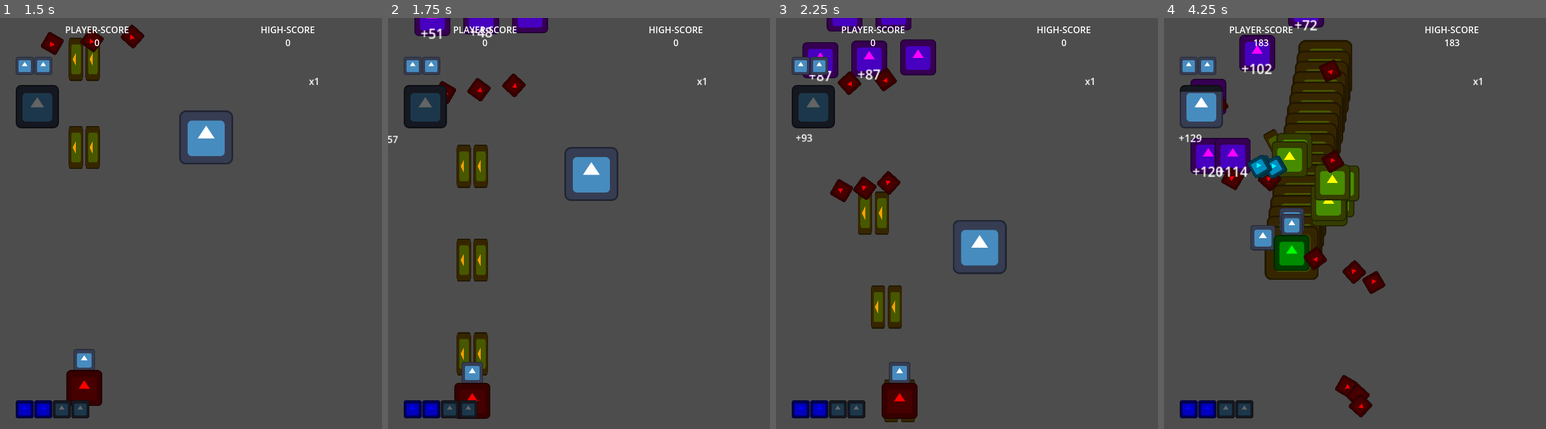
Above: before the commit, frames 1-4 (left to right).
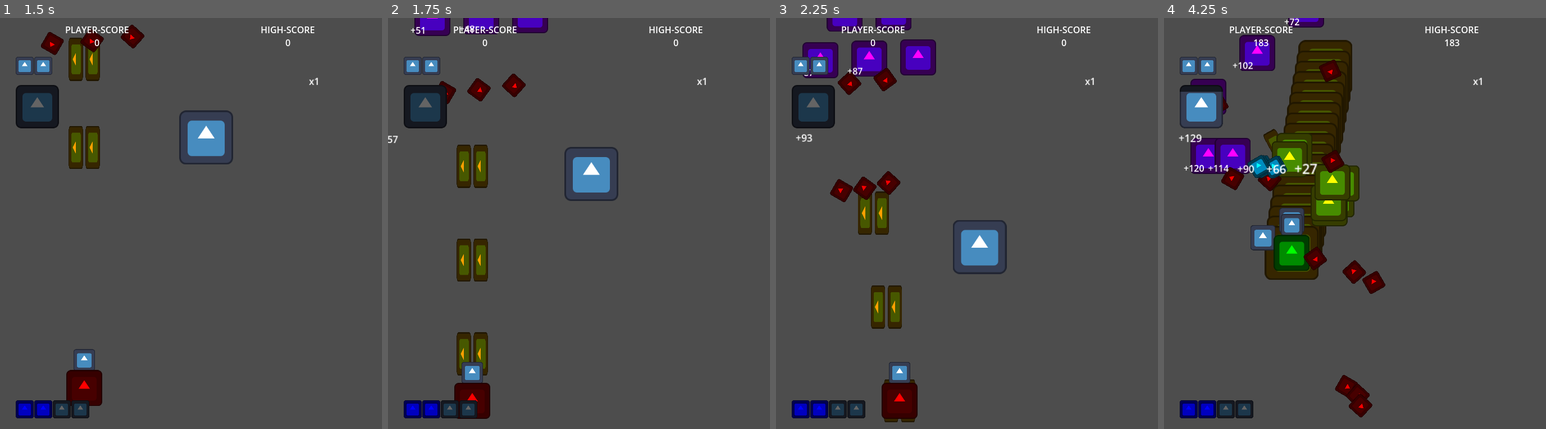
Above: after the commit, the same moments.

Repository: Zeroeth-0/Gatogun
Game: Godot game, scene res://scenes/UI/title_screen.tscn
Same seed, same stepped clock (60 frames per second), same inputs: the game is played once before the commit and once after it. The engine's default icon, where the game draws it, is replaced by a stand-in: a white triangle on a blue panel in a dark square.
Inputs:
- Up to frame 1 (1.5 s): tap Enter (Start) at 0.5 s; hold Right (RIGHT) 0.53-1.28 s; hold Z (A) 0.53-1.28 s; tap C (C) at 0.8, 1.35 s; hold Down (DOWN) from 1.28 s (still down)
- Up to frame 2 (1.75 s): keep holding Down (DOWN); tap Z (A) at 1.55 s
- Up to frame 3 (2.25 s): release Down (DOWN) at 2.03 s; hold Right (RIGHT) from 2.03 s (still down); hold Z (A) from 2.03 s (still down)
- Up to frame 4 (4.25 s): tap C (C) at 2.3 s; release Right (RIGHT) at 2.78 s; release Z (A) at 2.78 s; hold Up (UP) 2.78-3.53 s; tap X (B) at 2.85 s; tap Z (A) at 3.05 s; hold Left (LEFT) from 3.53 s (still down); hold C (C) from 3.53 s (still down)

Frame 1 is identical in both runs. In frame 2, 0.2% of the frame differs, in the area x 5-28%, y 1-6%; in frame 3, 0.2%; in frame 4, 0.7%, in the area x 5-41%, y 0-39%.

Commit message:
After-Kill Enemy Label Added

Diff:
--- a/source/UI/enemy_combo.gd
+++ b/source/UI/enemy_combo.gd
@@ -1,18 +1,57 @@
 extends RichTextLabel
 
-var display_time := 1.5
+var displayTime := 1.5
 var timer := 0.0
-var is_showing := false
+var isShowing := false
+var freeSet := false
+
+var freeDuration := 0.5    # Tiempo de vida
+var finalScale := Vector2(1.5, 1.5)  # Tamaño final
+
+# Parpadeo
+var blinkCount := 3      # Parpadeos
+var offTime := 0.07   # Tiempo apagado
+var onTime := 0.07   # Tiempo encendido
+var startDelay := 0.3   # Retraso parpadeo
 
 func show_combo():
 	text = "+" + str(SCORE.combo)
 	visible = true
-	is_showing = true
+	isShowing = true
 	timer = 0.0
 
+	scale = Vector2.ONE
+	modulate = Color.WHITE
+
 func _process(delta: float) -> void:
-	if is_showing:
+	if isShowing:
 		timer += delta
-		if timer >= display_time:
-			visible = false
-			is_showing = false
+		if timer >= displayTime:
+			isShowing = false
+			free_label()
+
+func free_label():
+	reparent(get_tree().current_scene)
+	if !freeSet: text = "+" + str(SCORE.combo * SCORE.mult)
+	freeSet = true
+
+	var tween = create_tween()
+	tween.set_trans(Tween.TRANS_LINEAR)
+
+	# 1. Crece suavemente hasta el tamaño final
+	tween.tween_property(self, "scale", finalScale, freeDuration)
+	# 2. Parpadeos controlados con bucle (¡fácil de ajustar!)
+	_do_blinks(tween)
+	# 3. Se destruye completamente cuando termina todo
+	tween.tween_callback(queue_free).set_delay(freeDuration)
+
+func _do_blinks(tween: Tween):
+	var time := startDelay
+
+	for i in blinkCount:
+		# Apagado
+		tween.parallel().tween_property(self, "modulate:a", 0.0, 0.001).set_delay(time)
+		time += offTime
+		# Encendido
+		tween.parallel().tween_property(self, "modulate:a", 1.0, 0.001).set_delay(time)
+		time += onTime
--- a/source/enemies/enemy_gatogun.gd
+++ b/source/enemies/enemy_gatogun.gd
@@ -76,6 +76,8 @@
 
 	if pulseMarked: SCORE.increase_combo(100)
 
+	if comboLabel: comboLabel.free_label()
+
 	queue_free()
 
 func _spawn_score(count: int, entity: PackedScene, center: bool = false) -> void:
